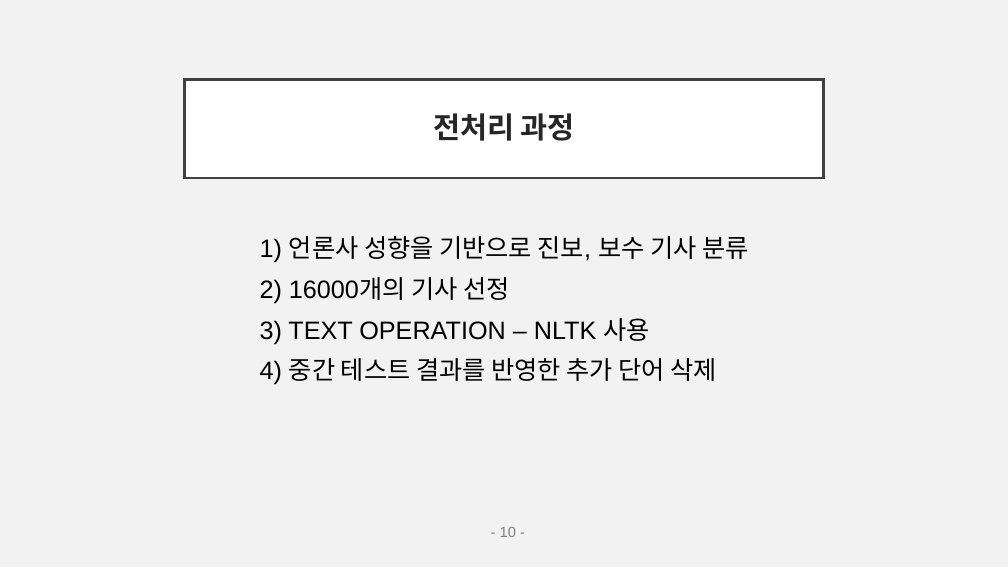
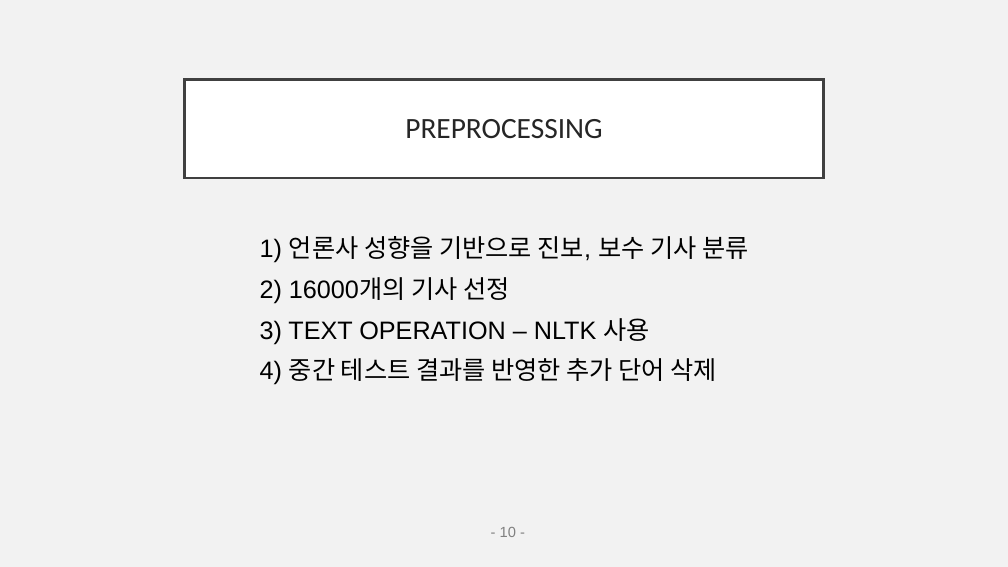
Before and after one commit to EJLEE5826/American_News_Topic_Modeling-using_LDA, a slide deck: slide 10 of final_pptNLP.pptx. Drawn at 1008x567 pixels with LibreOffice and Linux fonts; fonts in the diff are those of the drawing. Boxes give left, top, right and bottom in pixels: in the first picture for what was removed or moved away, otherwise in the second. Text is boxed around its words. In the diff, an @@ line names an element or a change of style, - is before the commit and + after.

```diff
--- a/final_pptNLP.pptx
+++ b/final_pptNLP.pptx
@@ title at (405, 119, 602, 138): text changed; font Arial to Calibri; bold off @@
-전처리 과정
+PREPROCESSING
```
Also in this commit, not shown: 17 other slides changed, 1 slide added, 1 other file.
